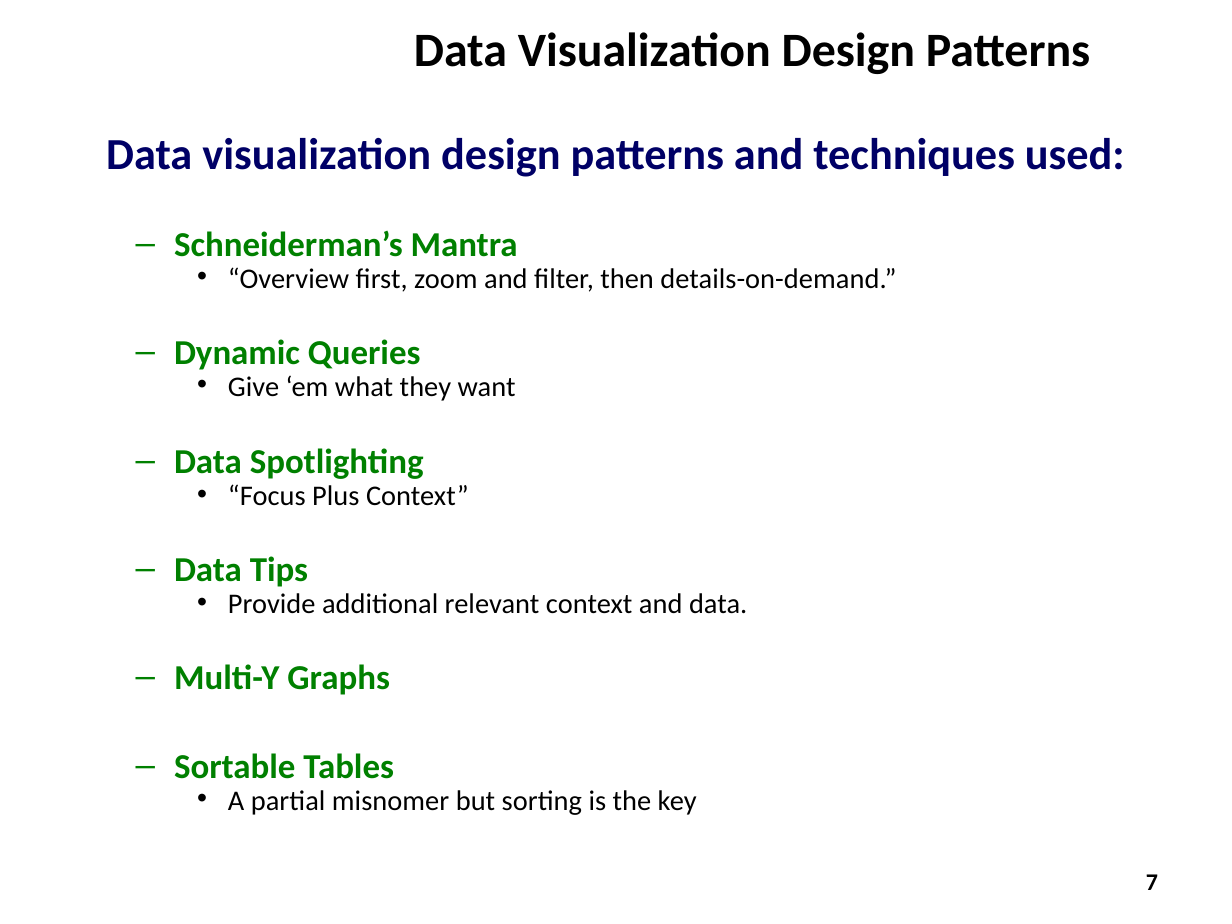
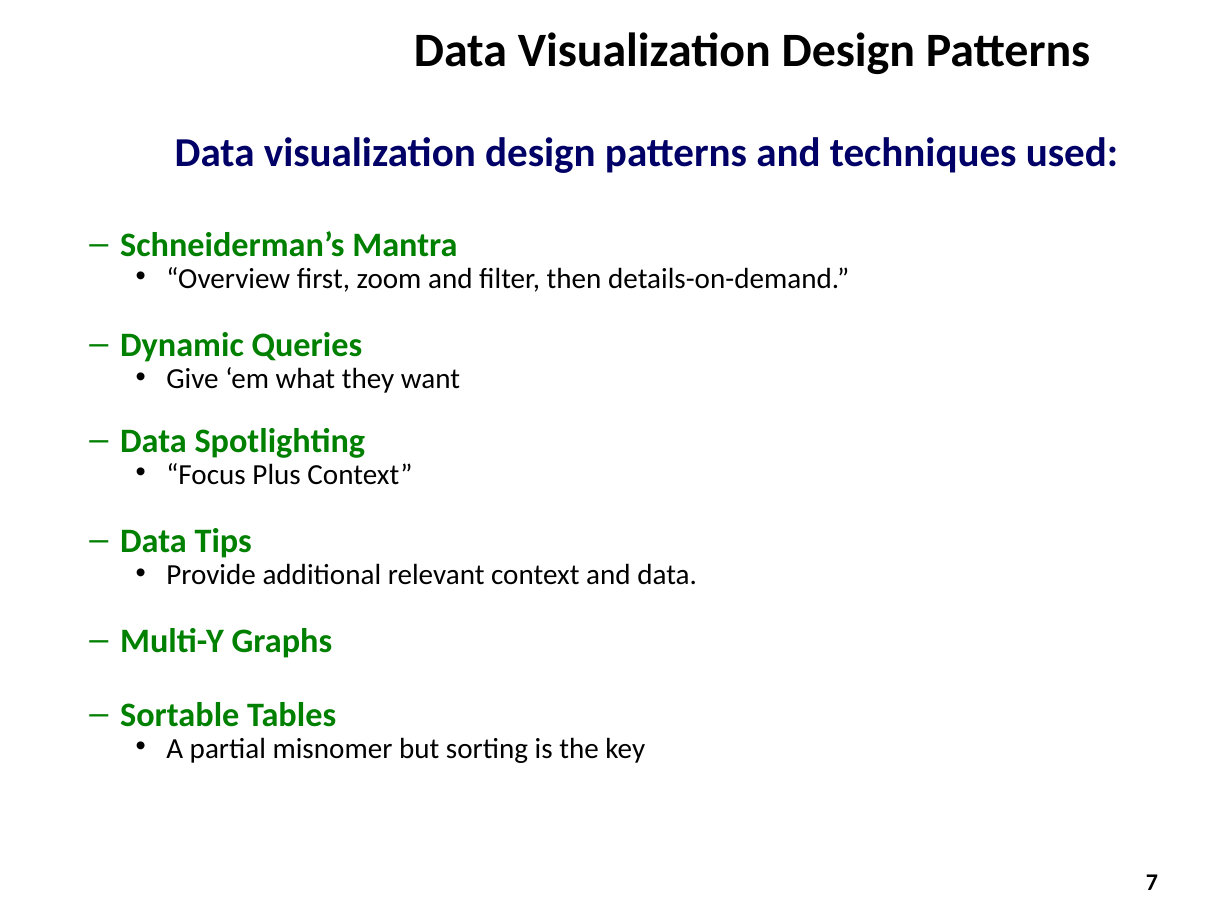
Before and after one commit to ZaydH/CS235, a slide deck: slide 7 of Final_Project/Presentation/CS235 - Team Thundercats - Final Project Presentation.pptx. Drawn at 1232x924 pixels with LibreOffice and Linux fonts; fonts in the diff are those of the drawing; background and template pictures are left out. Boxes give left, top, right and bottom in pixels: in the first picture for what was removed or moved away, otherwise in the second. Text is boxed around its words. In the diff, an @@ line names an element or a change of style, - is before the commit and + after.

```diff
--- a/Final_Project/Presentation/CS235 - Team Thundercats - Final Project Presentation.pptx
+++ b/Final_Project/Presentation/CS235 - Team Thundercats - Final Project Presentation.pptx
@@ text "Data visualization design patterns and ..." at [120, 137, 1118, 763]: size 25.9 to 24 pt in "Data visualization design patterns and techniques used:"; size 20.4 to 20 pt in "Schneiderman’s Mantra", "Dynamic Queries", "Data Spotlighting", "Data Tips" and 2 more places; size 16.6 to 17 pt in "“Overview first, zoom and filter, then details-on-demand.”", "Give ‘em what they want", "“Focus Plus Context”", "Provide additional relevant context and data." and 1 more places; indent changed; line spacing 1 to 0.8 @@
```
Also in this commit, not shown: 1 other slide changed.
